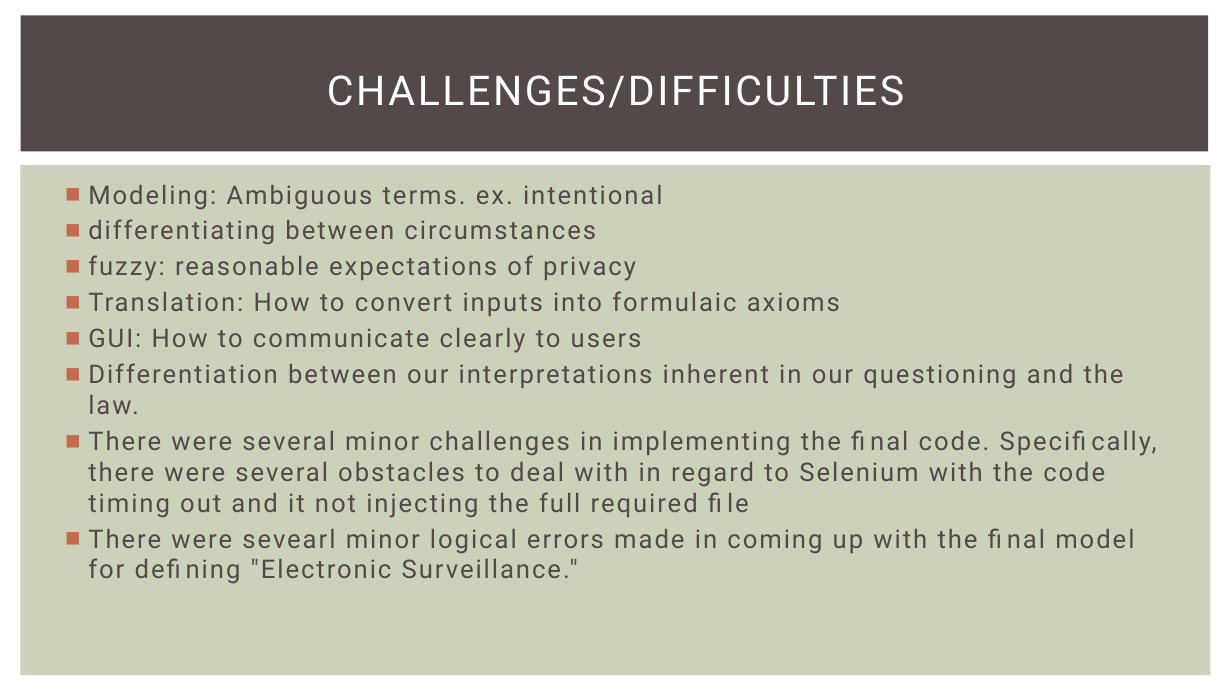
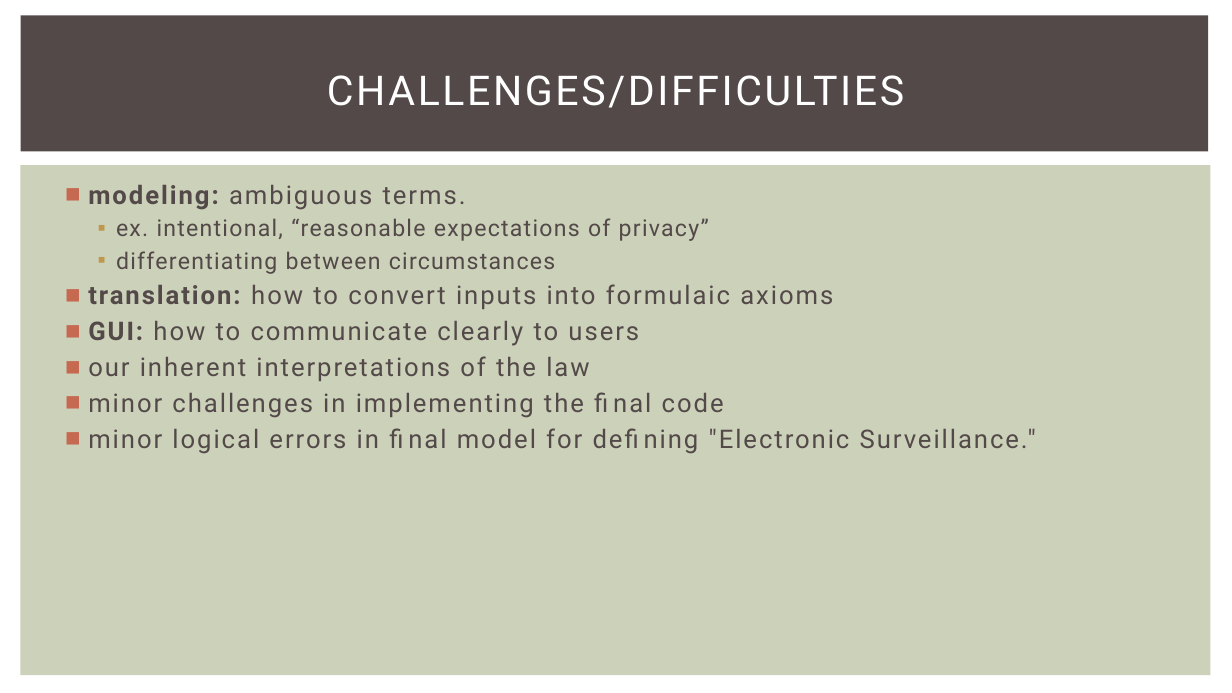
Before and after one commit to jakubbester/fisa-project, a slide deck: slide 4 of Project #2 (FISA Project).pptx. Drawn at 1232x693 pixels with LibreOffice and Linux fonts; fonts in the diff are those of the drawing. Boxes give left, top, right and bottom in pixels: in the first picture for what was removed or moved away, otherwise in the second. Text is boxed around its words. In the diff, an @@ line names an element or a change of style, - is before the commit and + after.

```diff
--- a/Project #2 (FISA Project).pptx
+++ b/Project #2 (FISA Project).pptx
@@ text at bbox=[88, 185, 709, 241]: text changed; size 20 to 18 pt @@
-■ Modeling: Ambiguous terms. ex. intentional
+■ modeling: ambiguous terms.
+  ▪ ex. intentional, “reasonable expectations of privacy”
@@ text at bbox=[116, 251, 555, 274]: size 20 to 18 pt, letter spacing 1.5 to 1 pt in "differentiating between circumstances"; bullet ■ to ▪; list level 1 to 2 in "differentiating between circumstances"; bullet colour #C66951 to #BF974D @@
@@ text at bbox=[88, 284, 1036, 454]: text changed @@
-■ fuzzy: reasonable expectations of privacy
-■ Translation: How to convert inputs into formulaic axioms
-■ GUI: How to communicate clearly to users
-■ Differentiation between our interpretations inherent in our questioning and the law.
-■ There were several minor challenges in implementing the final code. Specifically, there were several obstacles to deal with in regard to Selenium with the code timing out and it not injecting the full required file
-■ There were sevearl minor logical errors made in coming up with the final model for defining "Electronic Surveillance."
+■ translation: how to convert inputs into formulaic axioms
+■ GUI: how to communicate clearly to users
+■ our inherent interpretations of the law
+■ minor challenges in implementing the final code
+■ minor logical errors in final model for defining "Electronic Surveillance."
```
Also in this commit, not shown: 2 other slides changed.
